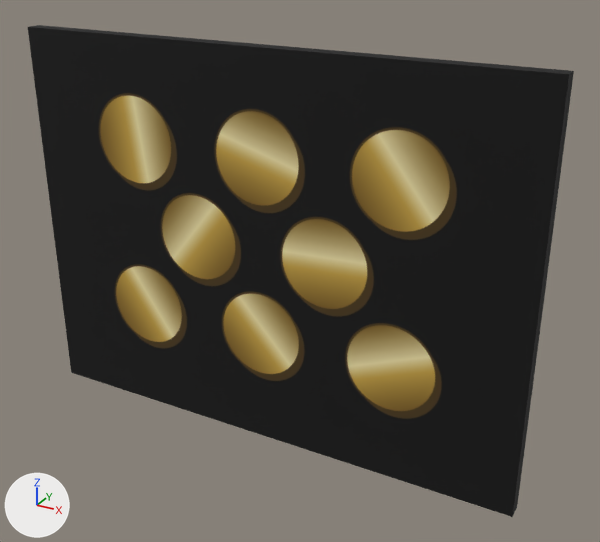
Two versions of the glTF model public/ar/ring-set/l.glb, one commit apart.
Before and after are seen from a 50 mm camera at (0.876, -1.442, 0.7) aimed at (0.076, 0.011, -0.026). Every picture has the same lights, and +X, +Y and +Z are marked at lower left. The older version comes first. Vertices at exactly the same position are counted once.

Names of what the first picture shows: 'RingSet'.
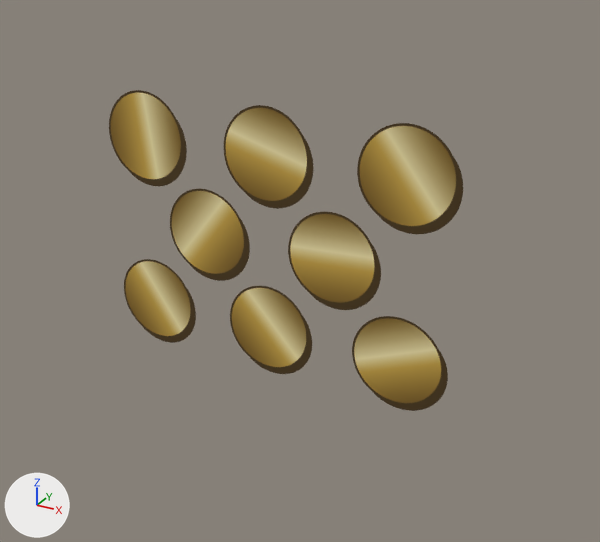
Patch to the scene script:
```diff
--- a/public/ar/ring-set/l.glb.py
+++ b/public/ar/ring-set/l.glb.py
@@ mat_artwork @@
 n1 = _N.new('ShaderNodeOutputMaterial'); n1.name = 'Material Output'
+n3 = _N.new('ShaderNodeMath'); n3.name = 'Math'
+n3.operation = 'SUBTRACT'
+n3.inputs[0].default_value = 1.0  # 'Value'
+n4 = _N.new('ShaderNodeMath'); n4.name = 'Math.001'
+n4.operation = 'LESS_THAN'
 n2 = _N.new('ShaderNodeTexImage'); n2.name = 'Image Texture'
@@ mat_artwork @@
 n0 = _N.new('ShaderNodeBsdfPrincipled'); n0.name = 'Principled BSDF'
 _L.new(n2.outputs[0], n0.inputs[0])  # 'Color' to 'Base Color'
+_L.new(n3.outputs[0], n0.inputs[4])  # 'Value' to 'Alpha'
+_L.new(n4.outputs[0], n3.inputs[1])  # 'Value' to 'Value'
+_L.new(n2.outputs[1], n4.inputs[0])  # 'Alpha' to 'Value'
@@ me_ringset @@
 # used by ob_ringset; location = (0.0, 0.0, 0.0)
-me_ringset.from_pydata(...)  # 8 vertices, 12 faces; spans x -0.6..0.6, y -0.035..0.0, z -0.45..0.45
+me_ringset.from_pydata(...)  # 4 vertices, 2 faces; spans x -0.6..0.6, y 0.0, z -0.45..0.45
+# me_ringset part 1
+# 4 vertices are removed from x -0.6..0.6, y -0.035, z -0.45..0.45
+# 12 faces are deleted
+# 2 new faces join them
 me_ringset.materials.append(mat_artwork)
```

Boxes [x1, y1, x2, y2] around the edits, measured in the pictures (600 x 542 px):
'RingSet', surface changed, reshaped: before [28, 25, 574, 517]; after [109, 90, 463, 411]
